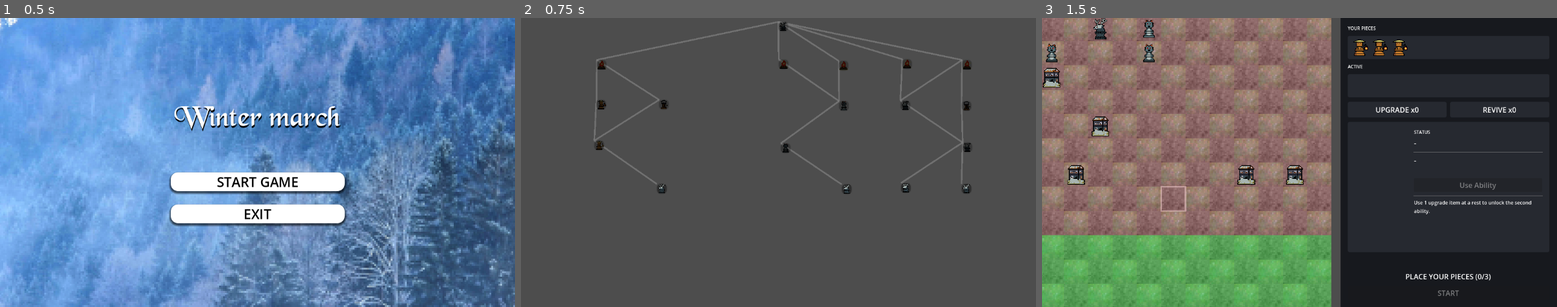
Above: before the commit, frames 1-3 (left to right).
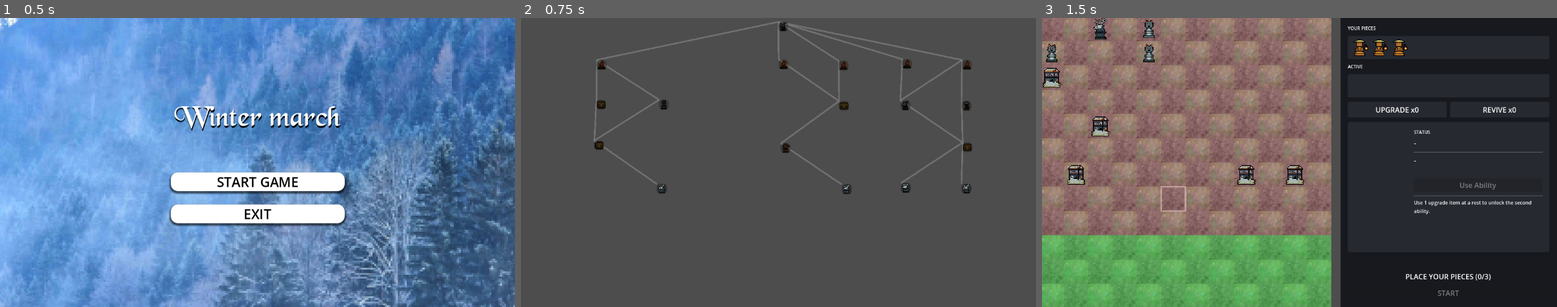
Above: after the commit, the same moments.

Repository: mjura1/gamejam-2025
Game: Godot game, scene res://Scenes/Menu/main_menu.tscn
The game is run twice, just before and just after one commit, with the same random seed, the same clock (stepped at 60 frames per second) and the same inputs.
Inputs (mouse positions are in pixels of both pictures, inside the frame that each line leads up to):
- Up to frame 1 (0.5 s): no input
- Up to frame 2 (0.75 s): click "START GAME" at 0.5 s
- Up to frame 3 (1.5 s): click (1181, 188) at 1.25 s

Frame 1 is identical in both runs. In frame 2, 0.2% of the frame differs, in the area x 14-88%, y 28-47%; in frame 3, nothing differs.

Commit message:
Give item rooms a flat 40% spawn chance per floor
Previously item rooms were folded into the enemy/friendly weighted
pool at a small fixed weight, giving them only ~6-8% odds per floor
and varying by tier. Roll for item room separately at a flat 40%
before falling back to the existing weighted pool, so the odds are
consistent across all three map tiers.

Diff:
--- a/team-berry-game/Scripts/Map/MapGenerator.gd
+++ b/team-berry-game/Scripts/Map/MapGenerator.gd
@@ -28,9 +28,11 @@
 	Room.RoomType.friendly_king: 0
 }
 
-# Utež za item sobo (upgrade itemi brez bitke) - enaka na vseh 3 mapah,
-# primerljiva z redkejšimi prijateljskimi sobami.
-const ITEM_ROOM_WEIGHT: int = 2
+# Verjetnost za item sobo (upgrade itemi brez bitke) - enaka na vseh 3 mapah.
+# Preverjena LOČENO od uteženega izbora spodaj (glej _get_random_room_type),
+# ker so skupne uteži enemy/friendly poola različne po nivojih - željeni delež
+# bi se sicer razlikoval od nivoja do nivoja.
+const ITEM_ROOM_CHANCE: float = 0.4
 
 # --- Konfiguracija 3 zaporednih map: naraščajoča globina in nabor sovražnikov ---
 const TIER_CONFIGS: Array[Dictionary] = [
@@ -119,7 +121,6 @@
 		ROOM_WEIGHTS[enemy_type] = config["enemy_pool"][enemy_type]
 	for friendly_type in FRIENDLY_WEIGHTS:
 		ROOM_WEIGHTS[friendly_type] = FRIENDLY_WEIGHTS[friendly_type]
-	ROOM_WEIGHTS[Room.RoomType.item] = ITEM_ROOM_WEIGHT
 
 	total_weight = 0
 	for weight in ROOM_WEIGHTS.values():
@@ -295,6 +296,9 @@
 
 ## Pomožna funkcija: Utežena naključna izbira
 func _get_random_room_type() -> Room.RoomType:
+	if randf() < ITEM_ROOM_CHANCE:
+		return Room.RoomType.item
+
 	var random_value = randi_range(1, total_weight)
 	var accumulated_weight = 0
 
